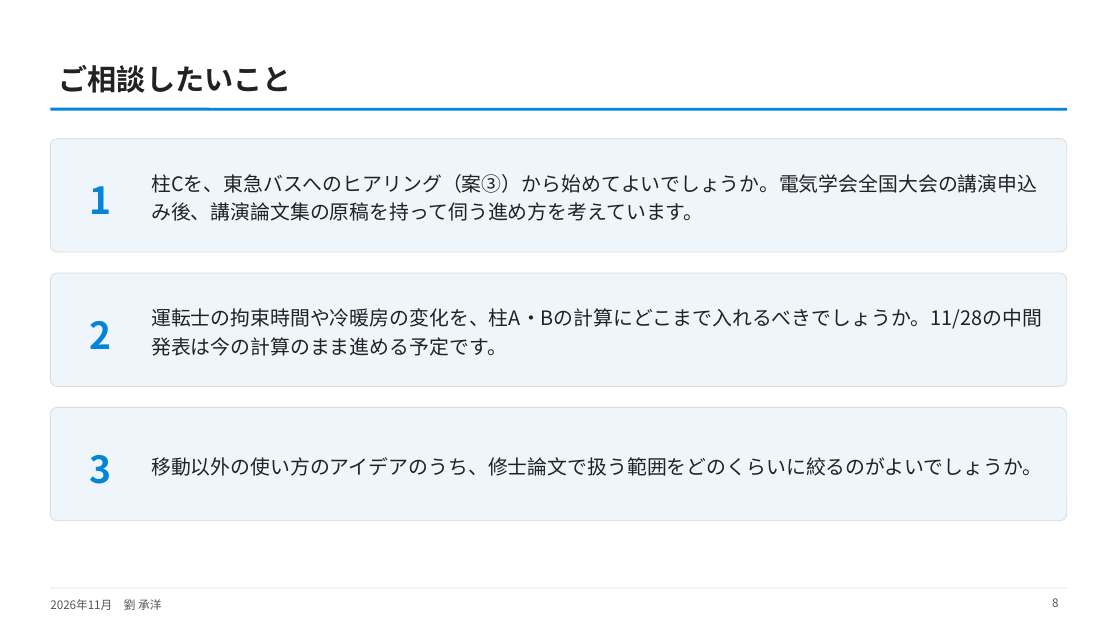
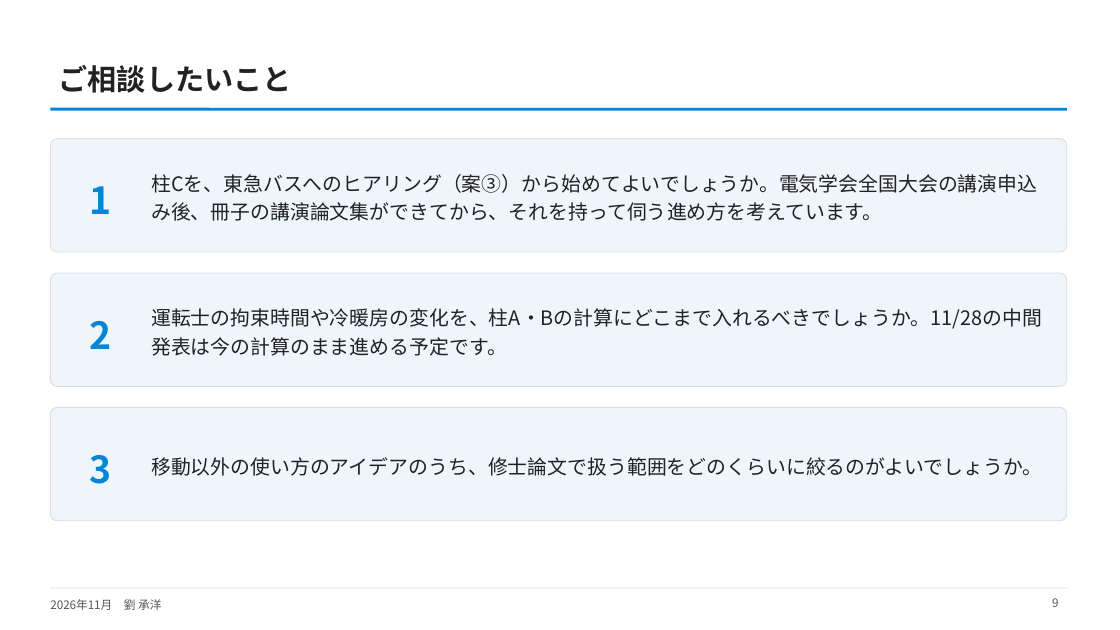
Before and after one commit to CYLIU2003/master-course, a slide deck: slide 9 of outcome/2026-11-17_nishiyama_feedback_report/西山先生とのご相談の報告_占部先生・中島先生.pptx (slide 8 before the commit). Drawn at 1120x630 pixels with LibreOffice and Linux fonts; fonts in the diff are those of the drawing. Boxes give left, top, right and bottom in pixels: in the first picture for what was removed or moved away, otherwise in the second. Text is boxed around its words. In the diff, an @@ line names an element or a change of style, - is before the commit and + after.

```diff
--- a/outcome/2026-11-17_nishiyama_feedback_report/西山先生とのご相談の報告_占部先生・中島先生.pptx
+++ b/outcome/2026-11-17_nishiyama_feedback_report/西山先生とのご相談の報告_占部先生・中島先生.pptx
@@ text at (151, 174, 1037, 221): text changed @@
-柱Cを、東急バスへのヒアリング（案③）から始めてよいでしょうか。電気学会全国大会の講演申込み後、講演論文集の原稿を持って伺う進め方を考えています。
+柱Cを、東急バスへのヒアリング（案③）から始めてよいでしょうか。電気学会全国大会の講演申込み後、冊子の講演論文集ができてから、それを持って伺う進め方を考えています。
```
Also in this commit, not shown: 2 other slides changed, 1 slide added, 1 other file.
